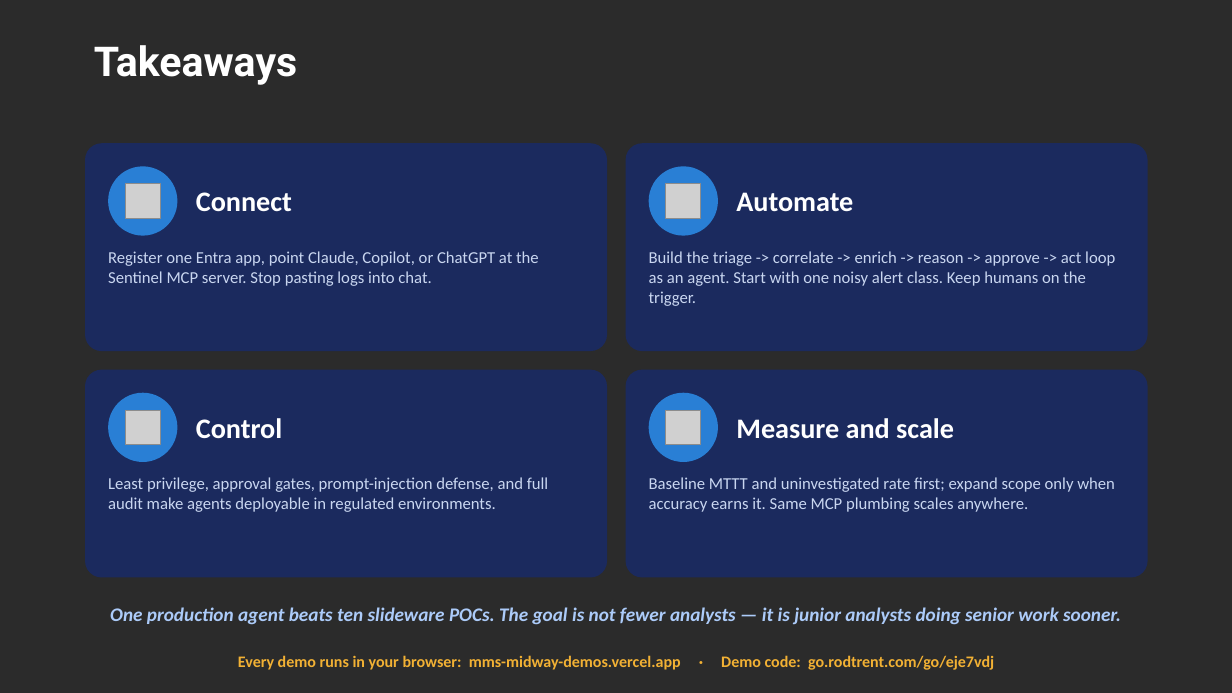
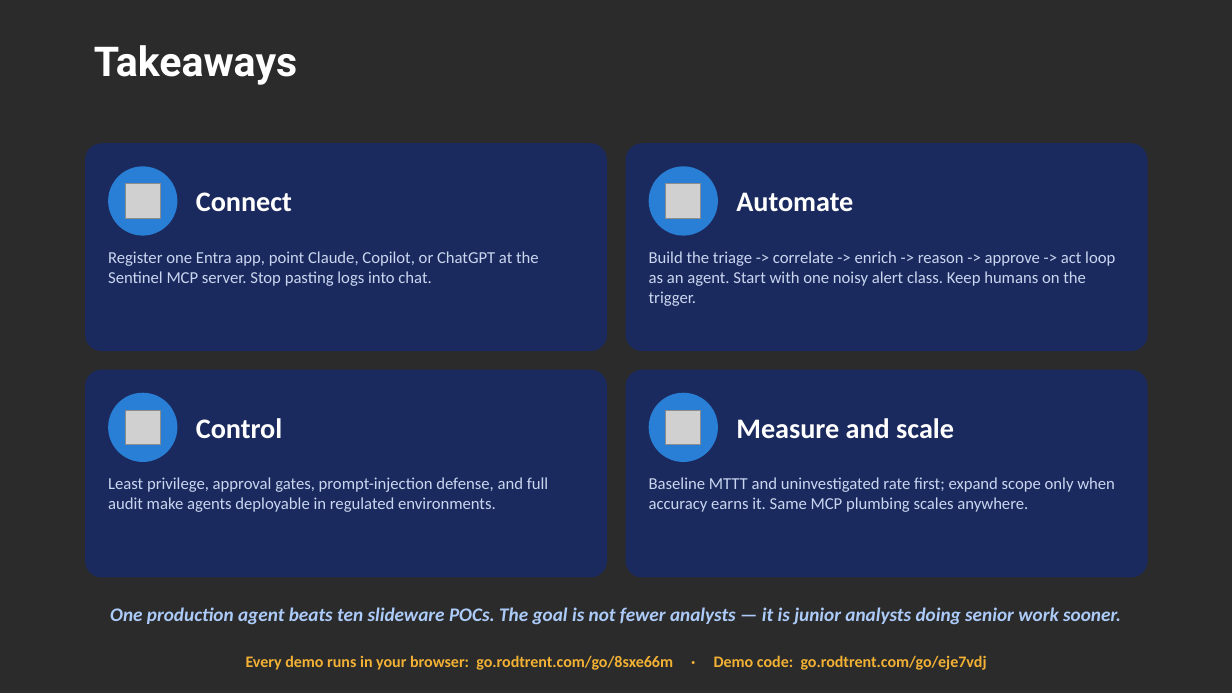
Before and after one commit to rod-trent/MMSMOA, a slide deck: slide 23 of SlideDecks/Empowering SOC Teams - MMS Midway 2026.pptx. Drawn at 1232x693 pixels with LibreOffice and Linux fonts; fonts in the diff are those of the drawing; grey boxes stand for pictures; background and template pictures are left out; a plain dark background stands for a picture behind light text. Boxes give left, top, right and bottom in pixels: in the first picture for what was removed or moved away, otherwise in the second. Text is boxed around its words. In the diff, an @@ line names an element or a change of style, - is before the commit and + after.

```diff
--- a/SlideDecks/Empowering SOC Teams - MMS Midway 2026.pptx
+++ b/SlideDecks/Empowering SOC Teams - MMS Midway 2026.pptx
@@ text at (246, 655, 987, 670): text changed @@
-Every demo runs in your browser: mms-midway-demos.vercel.app · Demo code: go.rodtrent.com/go/eje7vdj
+Every demo runs in your browser: go.rodtrent.com/go/8sxe66m · Demo code: go.rodtrent.com/go/eje7vdj
```
Also in this commit, not shown: 2 other files.
